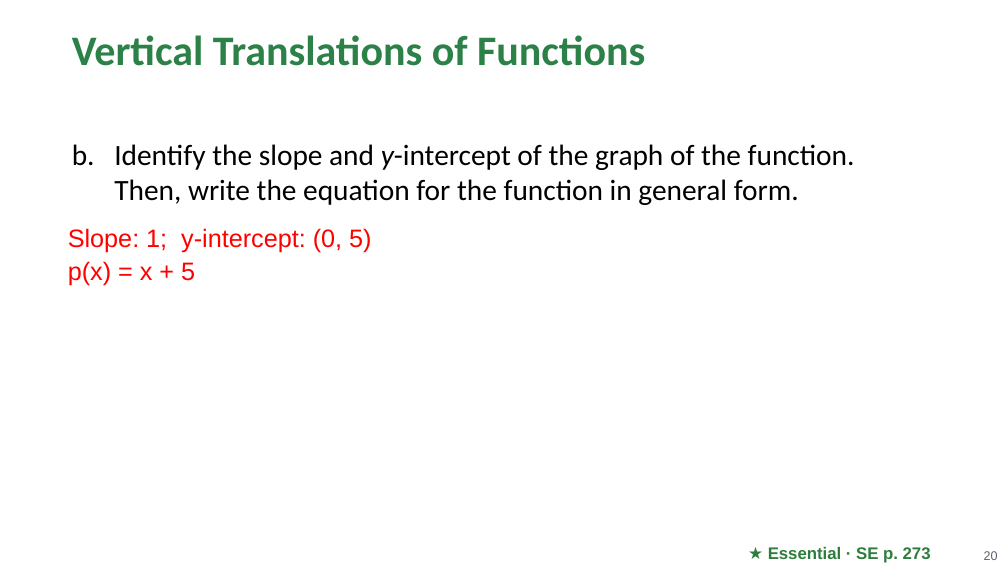
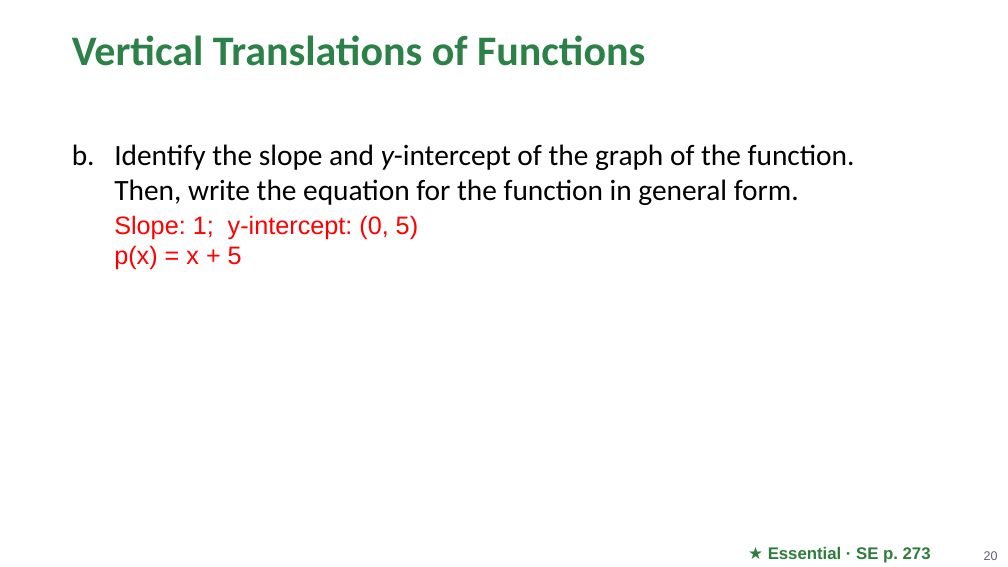
Before and after one commit to Apolloat2022/Algebra1M2U1L4, a slide deck: slide 20 of Module 2 topic 2/BLMathematics_AlgI_M2_T2_L1_LessonSlides_ENG_with_answers.pptx. Drawn at 1008x567 pixels with LibreOffice and Linux fonts; fonts in the diff are those of the drawing; background and template pictures are left out. Boxes give left, top, right and bottom in pixels: in the first picture for what was removed or moved away, otherwise in the second. Text is boxed around its words. In the diff, an @@ line names an element or a change of style, - is before the commit and + after.

```diff
--- a/Module 2 topic 2/BLMathematics_AlgI_M2_T2_L1_LessonSlides_ENG_with_answers.pptx
+++ b/Module 2 topic 2/BLMathematics_AlgI_M2_T2_L1_LessonSlides_ENG_with_answers.pptx
@@ text removed at [68, 228, 371, 286] @@
-Slope: 1; y-intercept: (0, 5)
-p(x) = x + 5
@@ text at [114, 215, 418, 270]: paragraph added @@
+      Slope: 1; y-intercept: (0, 5)
+      p(x) = x + 5
```
Also in this commit, not shown: 8 other slides changed, 4 other files.
